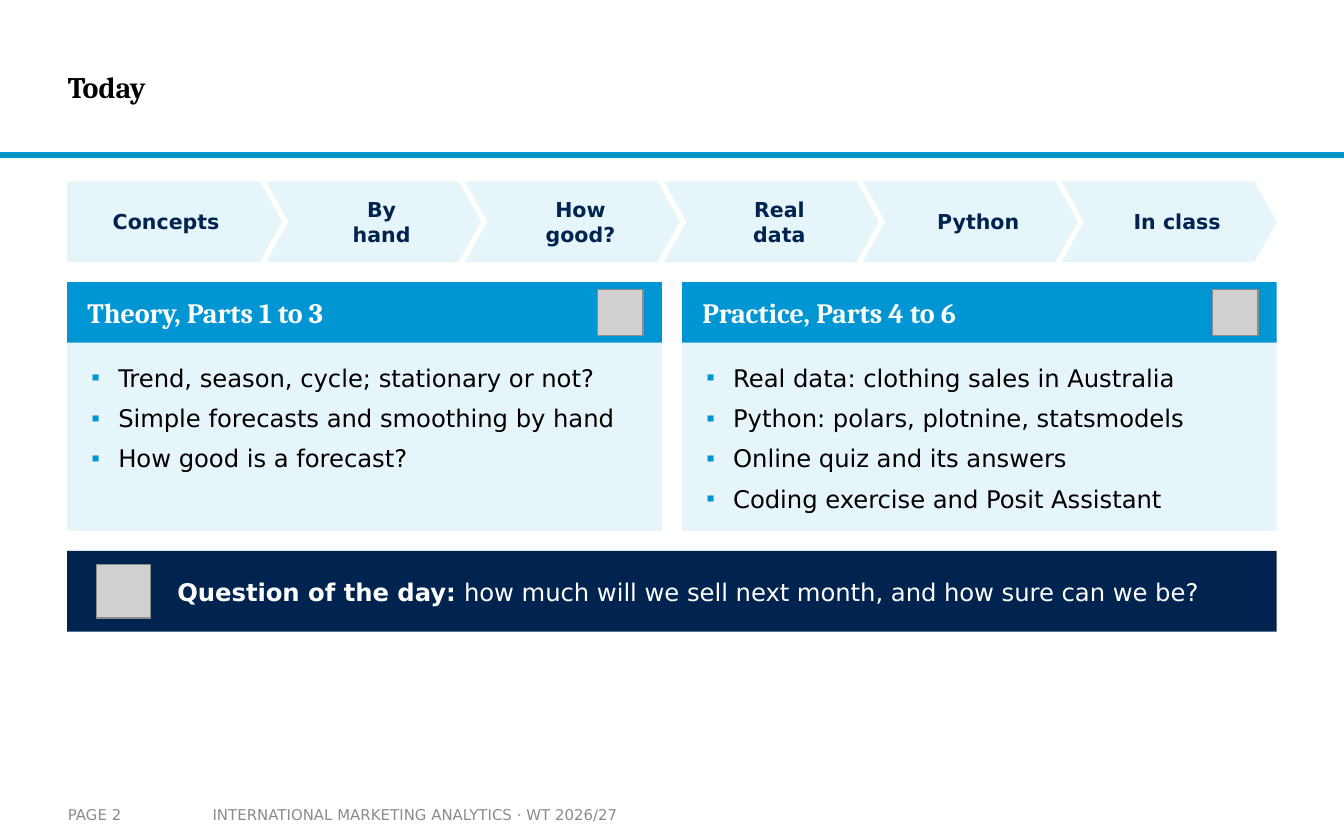
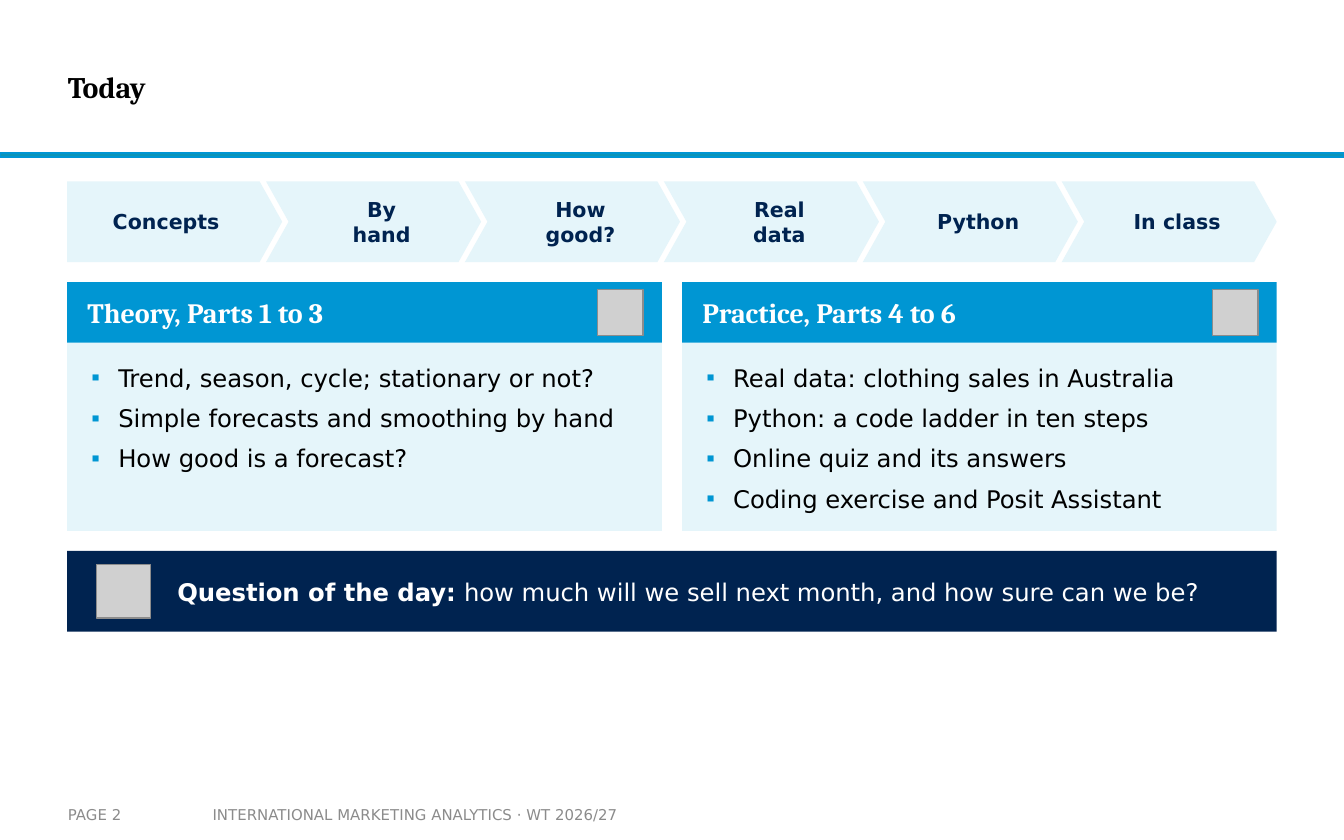
Before and after one commit to arnefloh-wu/international-marketing-analytics-teaching, a slide deck: slide 2 of slides/forecasting-and-time-series_WT26-27.pptx. Drawn at 1344x840 pixels with LibreOffice and Linux fonts; fonts in the diff are those of the drawing; grey boxes stand for pictures; background and template pictures are left out. Boxes give left, top, right and bottom in pixels: in the first picture for what was removed or moved away, otherwise in the second. Text is boxed around its words. In the diff, an @@ line names an element or a change of style, - is before the commit and + after.

```diff
--- a/slides/forecasting-and-time-series_WT26-27.pptx
+++ b/slides/forecasting-and-time-series_WT26-27.pptx
@@ text at [733, 408, 1149, 432]: text changed @@
-▪ Python: polars, plotnine, statsmodels
+▪ Python: a code ladder in ten steps
```
Also in this commit, not shown: 4 other slides changed, 10 slides added, 3 slides removed, 3 other files.
